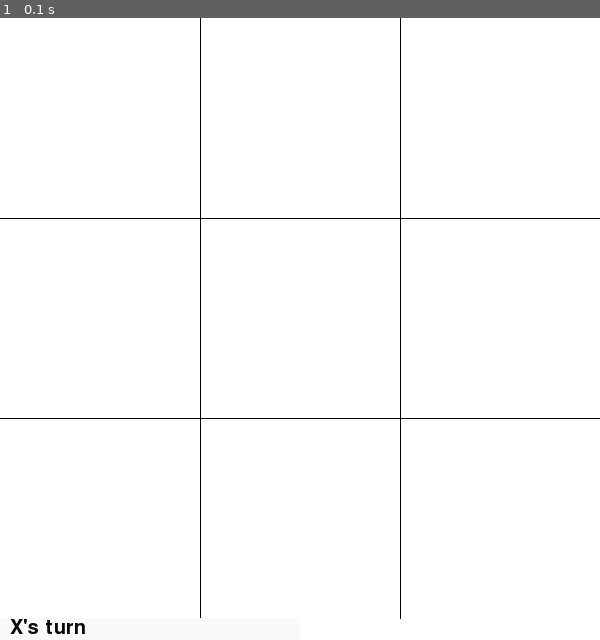
Above: before the commit, frame 1.
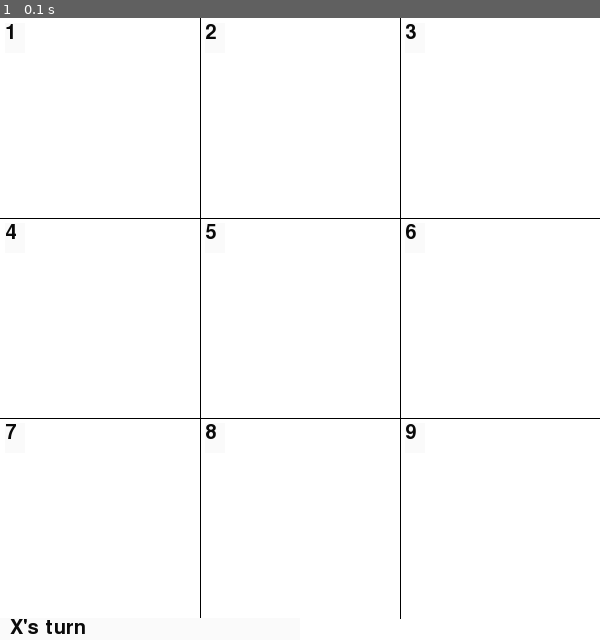
Above: after the commit, the same moment.

Repository: chi-s-wong/pygame-demos
Game: pygame game, started from tictactoe.py
Same seed, same stepped clock (60 frames per second), same inputs: the game is played once before the commit and once after it.
Inputs:
- Up to frame 1 (0.1 s): no input

The runs differ from the first frame. In frame 1, 0.2% of the frame differs, in the area x 1-70%, y 0-68%.

Commit message:
added labels to cells

Diff:
--- a/tictactoe.py
+++ b/tictactoe.py
@@ -12,11 +12,13 @@
 from pygame.locals import *
 
 # Initialize global variables
-# X starts first
+# First player starts as X
 player = "X"
+# Holds the state of the board
 board = [[None, None, None],
          [None, None, None],
          [None, None, None]]
+# The winner of the game, X or O
 winner = None
 
 # ----- Run the game ------
@@ -24,7 +26,7 @@
 pygame.init()
 # Window size: 600 x 630 (width x height)
 screen = pygame.display.set_mode((600, 630))
-# Black screen
+# White screen
 screen.fill((255, 255, 255))
 # Set window title
 pygame.display.set_caption("Tic Tac Toe")
@@ -59,10 +61,30 @@
 
  """
 
+# ----- Draw labels at the top left of each cell -----
+def drawLabels(screen):
+    labels = []
+    for i in range(1, 10):
+        font = pygame.font.Font(None, 30)
+        labels.append(font.render(str(i), 1, (10,10,10)))
+
+    for i in range(3):
+        for j in range(3):
+            x = (i * 200) + 5
+            y = (j * 200) + 5
+            # pygame.Surface.fill(color, rect=None, special_flags=0)
+            screen.fill((250, 250, 250), (x, y, 20, 30))
+            # pygame.Surface.blit(source, dest, area=None, special_flags=0)
+            screen.blit(labels[i + (j*3)], (x, y))
+
+    # pygame.Rect(left, top, width, height)
+
 """ Draw status bar at the bottom of the board
 Reflects the current status of the game
 """
-def drawStatus(board):
+
+
+def drawStatus(screen):
     # Gain access to global variables
     global player, winner
 
@@ -73,19 +95,42 @@
         message = winner + " won!"
 
     # Render the status message
-    # Height is 30px
+    # pygame.Font(filename, size)
     font = pygame.font.Font(None, 30)
+    # font.render(text, antialias, color)
     text = font.render(message, 1, (10, 10, 10))
 
-    # Copy the rendered message onto the board
-    board.fill ((250, 250, 250), (0, 600, 300, 25))
-    board.blit(text, (10, 600))
+    # Copy the rendered message onto the screen
+    screen.fill((250, 250, 250), (0, 600, 300, 25))
+    screen.blit(text, (10, 600))
+
+
+""" Returns the mouse position based on which cell in the 3x3 board it belongs to
+
+       0 100 200 300 400 500 (px)
+100      1    |   2   |   3
+         --------------------
+300      4    |   5   |   6
+         --------------------
+500      7    |   8   |   9
+"""
 
 
 def boardPos(mouseX, mouseY):
+    # Row, Column of cell mouse clicked on
     row = 0
     col = 0
 
+    # Height (y) is 600px high, divide by 3 to mark horizontal lines at 200px intervals
+    # Break up mouse up/down position into thirds
+    if (mouseY < 200):
+        row = 0
+    elif (mouseY < 400):
+        row = 1
+    else:
+        row = 2
+
+    # Width (x) is 600px wide, divide by 3 to mark vertical lines at 200px intervals
     # Break up mouse left/right position into thirds
     if (mouseX < 200):
         col = 0
@@ -94,17 +139,12 @@
     else:
         col = 2
 
-    # Break up mouse up/down position into thirds
-    if (mouseY < 200):
-        row = 0
-    elif (mouseY < 400):
-        row = 1
-    else:
-        row = 2
-
     return row, col
 
+
 """ Draw an X or O depending on cell """
+
+
 def drawMove(screen, boardRow, boardCol, move):
     symbolColor = pygame.Color(192, 192, 192)
     centerX = (boardCol * 200) + 100
@@ -115,20 +155,28 @@
         pygame.draw.circle(screen, symbolColor, (centerX, centerY), 80, 2)
     else:
         offset = 60
-        pygame.draw.line(screen, symbolColor,
-                        (centerX - offset, centerY - offset),
-                        (centerX + offset, centerY + offset),
-                        3)
-        pygame.draw.line(screen, symbolColor,
-                        (centerX - offset, centerY + offset),
-                        (centerX + offset, centerY - offset),
-                        3)
+        pygame.draw.line(screen,
+                         symbolColor,
+                         (centerX - offset, centerY - offset), # bottom left
+                         (centerX + offset, centerY + offset), # top right
+                         3)
+        pygame.draw.line(screen,
+                         symbolColor,
+                         (centerX - offset, centerY + offset), # top left
+                         (centerX + offset, centerY - offset), # bottom right
+                         3)
+
 
 """ Change board by drawing move """
+
+
 def clickBoard():
+    # Access global variables
     global board, player
 
+    # Grab position of mouse click
     (mouseX, mouseY) = pygame.mouse.get_pos()
+    # Convert into cell clicked
     (row, col) = boardPos(mouseX, mouseY)
 
     # Assign symbol to cell in board if untouched
@@ -145,58 +193,69 @@
 Draw red line to mark winning formation
 Update winner variable for status bar
 """
+
+
 def checkWinner():
     global board, winner
 
     if winner is None:
+        width = 10
         # Check for winning row
         for row in range(3):
-            if (board[row][0] == board[row][1] == board[row][2] and \
-                (board[row][0] is not None)):
+            if (board[row][0] == board[row][1] == board[row][2] and
+                    (board[row][0] is not None)):
                 # Draw the ilne through winning row
-                pygame.draw.line(screen, (250, 0, 0, 128), (0, (row * 200) + 100), \
-                                (600, (row*200) + 100))
+                pygame.draw.line(screen, (250, 0, 0, 128), (0, (row * 200) + 100),
+                                 (600, (row*200) + 100), width)
                 winner = board[row][0]
                 break
 
         # Check for winning col
         for col in range(3):
-            if (board[0][col] == board[1][col] == board[2][col] and \
-                (board[0][col] is not None)):
+            if (board[0][col] == board[1][col] == board[2][col] and
+                    (board[0][col] is not None)):
                 # Draw the ilne through winning row
-                pygame.draw.line(screen, (250, 0, 0, 128), ((col * 200) + 100, 0), \
-                                ((col*200) + 100, 600))
+                pygame.draw.line(screen, (250, 0, 0, 128), ((col * 200) + 100, 0),
+                                 ((col*200) + 100, 600), width)
                 winner = board[0][col]
                 break
 
         # Check for top-left to bottom-right diagonal
-        if (board[0][0] == board[1][1] == board[2][2] and \
-            (board[0][0] is not None)):
-                # Draw the ilne through winning row
-                pygame.draw.line(screen, (250, 0, 0, 128), (0, 0), \
-                                (600, 600))
-                winner = board[0][0]
+        if (board[0][0] == board[1][1] == board[2][2] and
+                (board[0][0] is not None)):
+            # Draw the ilne through winning row
+            pygame.draw.line(screen, (250, 0, 0, 128), (0, 0),
+                             (600, 600), width)
+            winner = board[0][0]
 
         # Check for bottom-left to top-right diagonal
-        if (board[2][0] == board[1][1] == board[0][2] and \
-            (board[2][0] is not None)):
-                # Draw the ilne through winning row
-                pygame.draw.line(screen, (250, 0, 0, 128), (0, 600), \
-                                (600, 0))
-                winner = board[2][0]
+        if (board[2][0] == board[1][1] == board[0][2] and
+                (board[2][0] is not None)):
+            # Draw the ilne through winning row
+            pygame.draw.line(screen, (250, 0, 0, 128), (0, 600),
+                             (600, 0), width)
+            winner = board[2][0]
 
 
 """ Update screen and status bar at bottom """
+
+
 def updateScreen(screen):
     drawStatus(screen)
+    drawLabels(screen)
     pygame.display.update()
 
-""" Start the game """
+
+""" Start the game
+All of the code in this program runs until user exits program
+"""
 while True:
     for event in pygame.event.get():
+        # If user clicks exit (X) button in window
         if event.type == QUIT:
             pygame.quit()
             sys.exit()
+        # If user
         elif event.type is MOUSEBUTTONDOWN:
             # The user clicked; place an X or O
             clickBoard()
